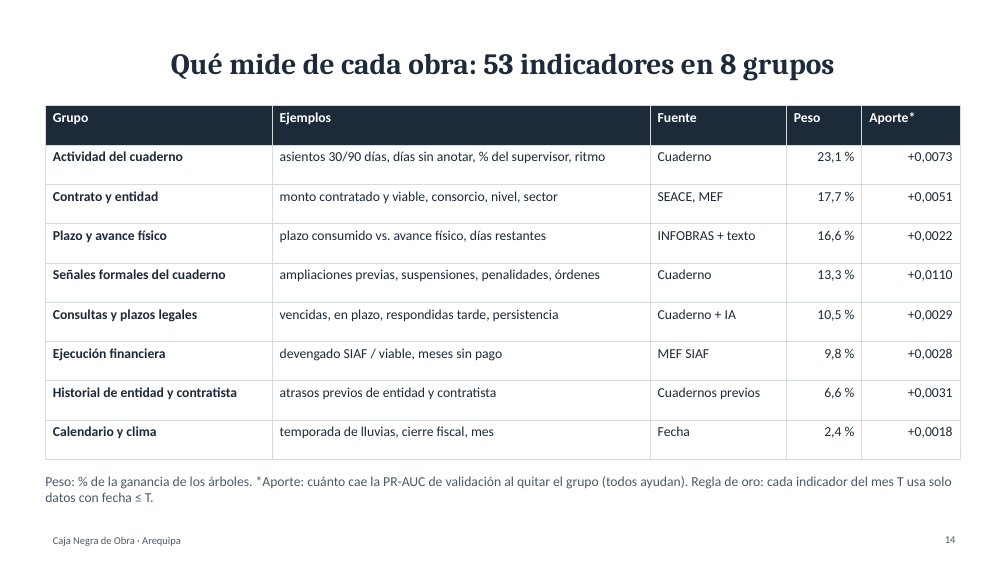
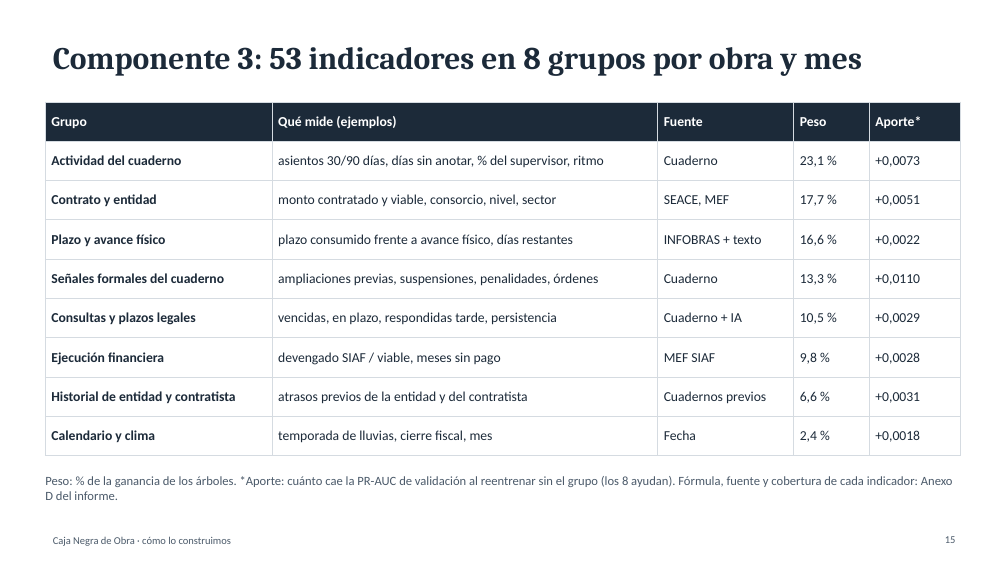
Before and after one commit to OwerLopez/caja-negra-obras, a slide deck: slide 15 of diapositivas/Caja_Negra_de_Obra.pptx (slide 14 before the commit). Drawn at 1008x567 pixels with LibreOffice and Linux fonts; fonts in the diff are those of the drawing. Boxes give left, top, right and bottom in pixels: in the first picture for what was removed or moved away, otherwise in the second. Text is boxed around its words. In the diff, an @@ line names an element or a change of style, - is before the commit and + after.

```diff
--- a/diapositivas/Caja_Negra_de_Obra.pptx
+++ b/diapositivas/Caja_Negra_de_Obra.pptx
@@ title at box(53, 47, 862, 76): text changed; size 28 to 30 pt @@
-Qué mide de cada obra: 53 indicadores en 8 grupos
+Componente 3: 53 indicadores en 8 grupos por obra y mes
@@ table at box(45, 102, 960, 447) @@
-row 1, column 2: Ejemplos
+row 1, column 2: Qué mide (ejemplos)
-row 4, column 2: plazo consumido vs. avance físico, días restantes
+row 4, column 2: plazo consumido frente a avance físico, días restantes
-row 8, column 2: atrasos previos de entidad y contratista
+row 8, column 2: atrasos previos de la entidad y del contratista
@@ alignment right to left @@
@@ table: place and size @@
-table at box(45, 106, 960, 443)
+table at box(45, 102, 960, 447)
@@ text at box(45, 476, 953, 500): text changed; size 13 to 12 pt @@
-Peso: % de la ganancia de los árboles. *Aporte: cuánto cae la PR-AUC de validación al quitar el grupo (todos ayudan). Regla de oro: cada indicador del mes T usa solo datos con fecha ≤ T.
+Peso: % de la ganancia de los árboles. *Aporte: cuánto cae la PR-AUC de validación al reentrenar sin el grupo (los 8 ayudan). Fórmula, fuente y cobertura de cada indicador: Anexo D del informe.
@@ text at box(53, 536, 231, 546): text changed @@
-Caja Negra de Obra · Arequipa
+Caja Negra de Obra · cómo lo construimos
```
Also in this commit, not shown: 10 other slides changed, 19 slides added, 14 slides removed, 4 other files.
